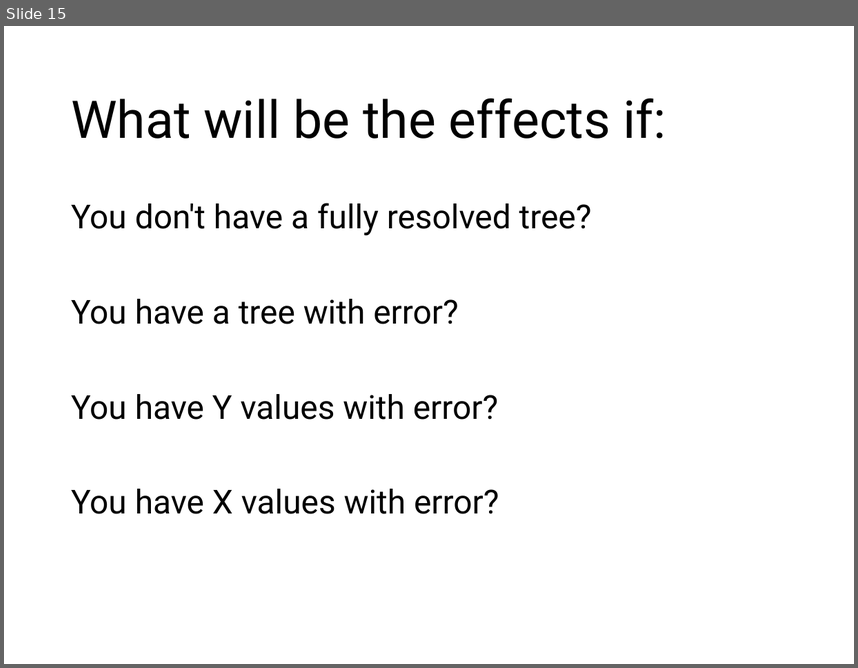
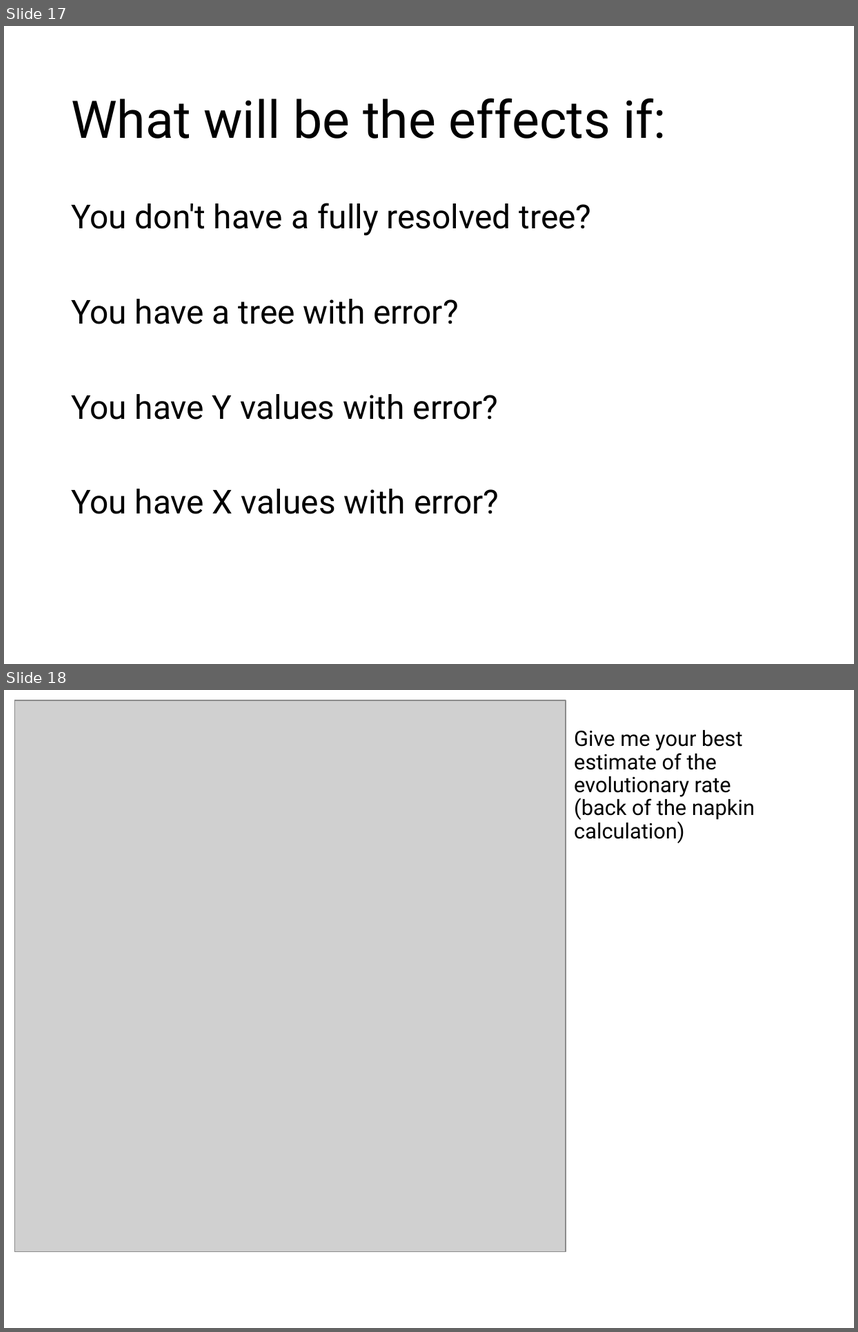
Before and after one commit to uyedaj/macrophy_course, a slide deck: lectures/slides/PGLS&PICs.pptx. Shown one above the other, each under a label of ours: slide 15 before the commit, slides 17 and 18 after it. The pictures are 858x668 and 858x1332 pixels, drawn with LibreOffice and Linux fonts; fonts in the diff are those of the drawing; grey boxes stand for pictures. Boxes give left, top, right and bottom in pixels: in the first picture for what was removed or moved away, otherwise in the second. Text is boxed around its words. In the diff, an @@ line names an element or a change of style, - is before the commit and + after.

```diff
--- a/lectures/slides/PGLS&PICs.pptx
+++ b/lectures/slides/PGLS&PICs.pptx
@@ slide 18 added at box(4, 690, 854, 1328), background #FFFFFF @@
@@ picture added at box(14, 700, 565, 1251) @@
@@ title added at box(574, 730, 755, 843), 18 pt, text #000000 @@
+Give me your best estimate of the evolutionary rate (back of the napkin calculation)
@@ what was slide 15 is now slide 17 @@
```
Also in this commit, not shown: 2 slides changed, 2 other slides added, 2 other files.
